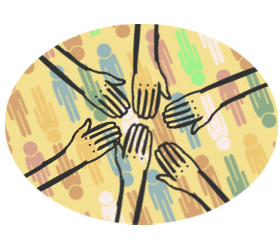
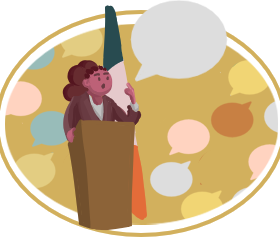
Layered file, before and after one edit (280x240). Changes by layer:
added group "Group 62" with 2 layers above "Group 59" over [117, 0, 245, 97]
added layer "Paint Layer 61" in group "Group 62" over [117, 0, 245, 97]
added layer "Paint Layer 60" in group "Group 62" over [117, 33, 181, 97]
added group "Group 59" with 3 layers above "Paint Layer 42" over [64, 0, 192, 192]
added layer "Paint Layer 51" in group "Group 59" over [64, 64, 128, 128]
added layer "Paint Layer 49" in group "Group 59" over [64, 0, 192, 192]
added layer "Paint Layer 50" in group "Group 59" over [64, 64, 128, 128]
added layer "Paint Layer 42" above "Group 48" over [0, 0, 192, 237]
added group "Group 48" with 4 layers above "Paint Layer 54" over [0, 64, 192, 192]
added layer "Paint Layer 46" in group "Group 48" over [64, 64, 192, 128]
added layer "Paint Layer 45" in group "Group 48" over [64, 64, 128, 192]
added layer "Paint Layer 47" in group "Group 48" over [64, 64, 192, 128]
added layer "Paint Layer 44" in group "Group 48" over [0, 64, 128, 192]
added layer "Paint Layer 54" above "Paint Layer 53" over [2, 0, 194, 192]
added group "Group 56" with 3 layers above "Paint Layer 44 (pasted)" over [57, 0, 185, 237]
added layer "Paint Layer 58" in group "Group 56" over [57, 126, 185, 237]
added layer "Paint Layer 57" in group "Group 56" over [57, 0, 185, 126]
added layer "Paint Layer 55" in group "Group 56" over [57, 0, 185, 190]
added layer "Paint Layer 43" above "Paint Layer 63" over [128, 128, 192, 237]
added layer "Paint Layer 63" above "Copy of Group 62 Merged" over [0, 0, 280, 237]
added layer "Copy of Group 62 Merged" above "Copy of Paint Layer 10" over [0, 0, 280, 237]
added layer "Copy of Paint Layer 10" (1st of 4) above "securite" over [0, 3, 280, 237]
renamed "Group 29" to "social", hid the group it (7 layers) over [0, 0, 280, 237]
